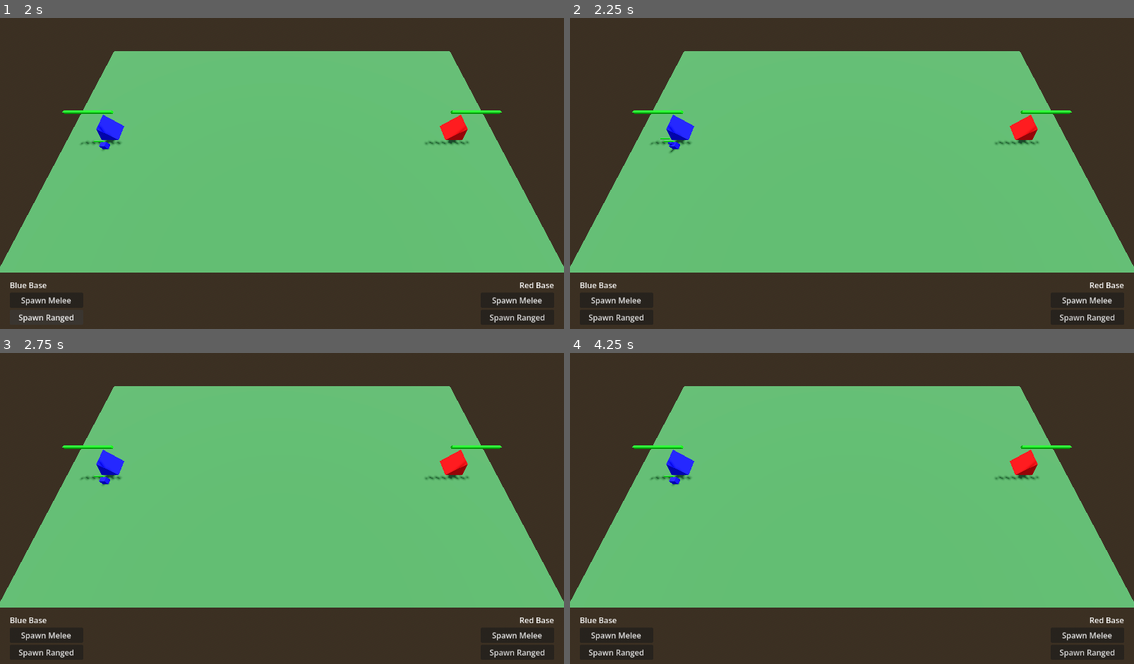
Above: before the commit, frames 1-4 (two rows, left to right).
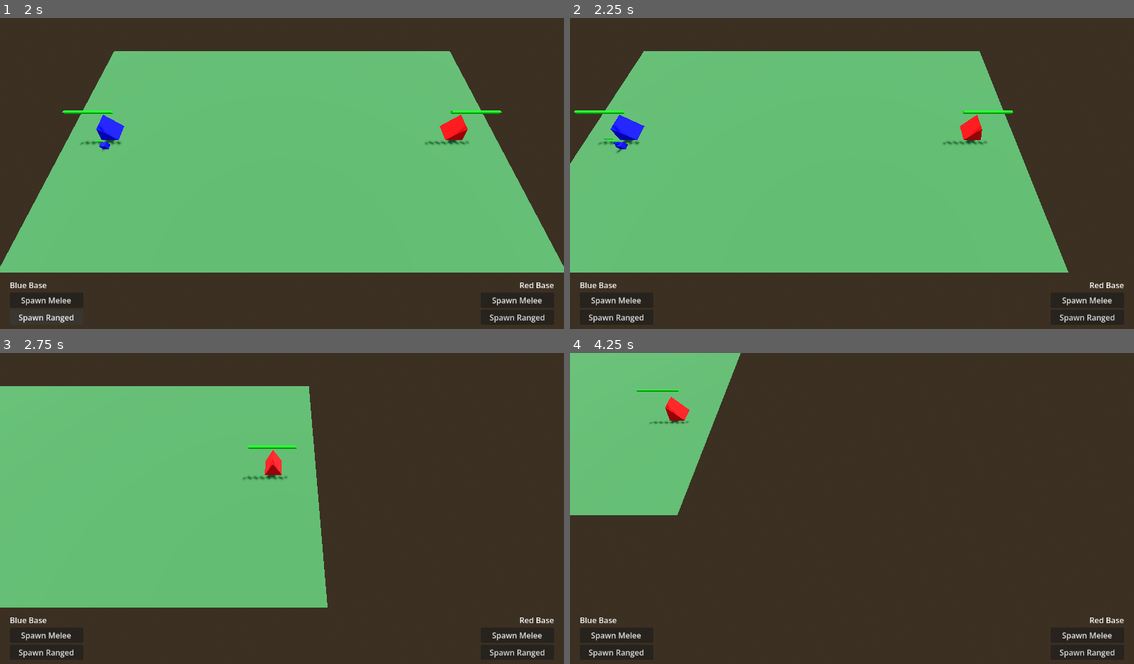
Above: after the commit, the same moments.

Repository: Jillkrav/RTS-Prueba
Game: Godot game, scene res://src/scenes/main.tscn
Same seed, same stepped clock (60 frames per second), same inputs: the game is played once before the commit and once after it.
Inputs (mouse positions are in pixels of both pictures, inside the frame that each line leads up to):
- Up to frame 1 (2 s): click "Spawn Melee" at 0.5 s; click "Spawn Ranged" at 1.25 s
- Up to frame 2 (2.25 s): tap Enter at 2 s; move the mouse to (976, 161) at 2.02 s; hold D from 2.03 s (still down); hold Shift from 2.03 s (still down); click (976, 161) at 2.17 s
- Up to frame 3 (2.75 s): keep holding D; keep holding Shift
- Up to frame 4 (4.25 s): move the mouse to (739, 527) at 2.77 s; release D at 2.78 s; release Shift at 2.78 s; hold S 2.78-3.53 s; tap Shift at 2.85 s; click (739, 527) at 2.92 s; move the mouse to (908, 443) at 3.52 s; hold D from 3.53 s (still down); hold Shift from 3.53 s (still down); click (908, 443) at 3.67 s

Frame 1 is identical in both runs. In frame 2, 12% of the frame differs, in the area x 0-100%, y 10-82%; in frame 3, 32%; in frame 4, 63%, in the area x 0-100%, y 0-82%.

Commit message:
feat: Controles de camara 1

Diff:
--- a/src/scenes/main.tscn
+++ b/src/scenes/main.tscn
@@ -1,7 +1,7 @@
-[gd_scene load_steps=8 format=3]
+[gd_scene format=3 uid="uid://bjs5s27r1e6gr"]
 
-[ext_resource type="Script" path="res://src/scripts/main.gd" id="1_main"]
 [ext_resource type="PackedScene" path="res://src/scenes/base.tscn" id="1_base_scene"]
+[ext_resource type="Script" uid="uid://ducb802c7yjy4" path="res://src/scripts/main.gd" id="1_main"]
 
 [sub_resource type="ProceduralSkyMaterial" id="ProceduralSkyMaterial_1"]
 sky_horizon_color = Color(0.64625, 0.65575, 0.67075, 1)
@@ -25,41 +25,40 @@
 [sub_resource type="BoxShape3D" id="BoxShape3D_map"]
 size = Vector3(50, 0.1, 30)
 
-[node name="Main" type="Node3D"]
+[node name="Main" type="Node3D" unique_id=1550489235]
 script = ExtResource("1_main")
 
-
-[node name="WorldEnvironment" type="WorldEnvironment" parent="."]
+[node name="WorldEnvironment" type="WorldEnvironment" parent="." unique_id=1089536938]
 environment = SubResource("Environment_1")
 
-[node name="DirectionalLight3D" type="DirectionalLight3D" parent="."]
+[node name="DirectionalLight3D" type="DirectionalLight3D" parent="." unique_id=1314075193]
 transform = Transform3D(-0.866025, -0.433013, 0.25, 0, 0.5, 0.866025, -0.5, 0.75, -0.433013, 0, 0, 0)
 shadow_enabled = true
 
-[node name="Map" type="StaticBody3D" parent="."]
+[node name="Map" type="StaticBody3D" parent="." unique_id=368414006]
 collision_layer = 4
 collision_mask = 0
 
-[node name="MeshInstance3D" type="MeshInstance3D" parent="Map"]
+[node name="MeshInstance3D" type="MeshInstance3D" parent="Map" unique_id=65165852]
 mesh = SubResource("PlaneMesh_1")
 surface_material_override/0 = SubResource("StandardMaterial3D_map")
 
-[node name="CollisionShape3D" type="CollisionShape3D" parent="Map"]
+[node name="CollisionShape3D" type="CollisionShape3D" parent="Map" unique_id=644014072]
 shape = SubResource("BoxShape3D_map")
 
-[node name="BaseBlue" parent="." instance=ExtResource("1_base_scene")]
+[node name="BaseBlue" parent="." unique_id=297701069 instance=ExtResource("1_base_scene")]
 transform = Transform3D(1, 0, 0, 0, 1, 0, 0, 0, 1, -20, 1, 0)
 
-[node name="BaseRed" parent="." instance=ExtResource("1_base_scene")]
+[node name="BaseRed" parent="." unique_id=1307123053 instance=ExtResource("1_base_scene")]
 transform = Transform3D(-1, 0, -8.74228e-08, 0, 1, 0, 8.74228e-08, 0, -1, 20, 1, 0)
 team = 1
 
-[node name="Camera3D" type="Camera3D" parent="."]
+[node name="Camera3D" type="Camera3D" parent="." unique_id=1273415364]
 transform = Transform3D(1, 0, 0, 0, 0.422618, 0.906308, 0, -0.906308, 0.422618, 0, 20, 15)
 
-[node name="HUD" type="CanvasLayer" parent="."]
+[node name="HUD" type="CanvasLayer" parent="." unique_id=1485731112]
 
-[node name="Control" type="Control" parent="HUD"]
+[node name="Control" type="Control" parent="HUD" unique_id=1518701918]
 layout_mode = 3
 anchors_preset = 15
 anchor_right = 1.0
@@ -67,7 +66,7 @@
 grow_horizontal = 2
 grow_vertical = 2
 
-[node name="BlueControls" type="VBoxContainer" parent="HUD/Control"]
+[node name="BlueControls" type="VBoxContainer" parent="HUD/Control" unique_id=1127684517]
 layout_mode = 1
 anchors_preset = 2
 anchor_top = 1.0
@@ -78,19 +77,19 @@
 offset_bottom = -20.0
 grow_vertical = 0
 
-[node name="Label" type="Label" parent="HUD/Control/BlueControls"]
+[node name="Label" type="Label" parent="HUD/Control/BlueControls" unique_id=1626114655]
 layout_mode = 2
 text = "Blue Base"
 
-[node name="MeleeBtn" type="Button" parent="HUD/Control/BlueControls"]
+[node name="MeleeBtn" type="Button" parent="HUD/Control/BlueControls" unique_id=1309679091]
 layout_mode = 2
 text = "Spawn Melee"
 
-[node name="RangedBtn" type="Button" parent="HUD/Control/BlueControls"]
+[node name="RangedBtn" type="Button" parent="HUD/Control/BlueControls" unique_id=1839411005]
 layout_mode = 2
 text = "Spawn Ranged"
 
-[node name="RedControls" type="VBoxContainer" parent="HUD/Control"]
+[node name="RedControls" type="VBoxContainer" parent="HUD/Control" unique_id=1585981753]
 layout_mode = 1
 anchors_preset = 3
 anchor_left = 1.0
@@ -104,15 +103,15 @@
 grow_horizontal = 0
 grow_vertical = 0
 
-[node name="Label" type="Label" parent="HUD/Control/RedControls"]
+[node name="Label" type="Label" parent="HUD/Control/RedControls" unique_id=1287443351]
 layout_mode = 2
 text = "Red Base"
 horizontal_alignment = 2
 
-[node name="MeleeBtn" type="Button" parent="HUD/Control/RedControls"]
+[node name="MeleeBtn" type="Button" parent="HUD/Control/RedControls" unique_id=358330084]
 layout_mode = 2
 text = "Spawn Melee"
 
-[node name="RangedBtn" type="Button" parent="HUD/Control/RedControls"]
+[node name="RangedBtn" type="Button" parent="HUD/Control/RedControls" unique_id=1700237184]
 layout_mode = 2
 text = "Spawn Ranged"
--- a/src/scripts/main.gd
+++ b/src/scripts/main.gd
@@ -8,6 +8,19 @@
 @onready var red_ranged_btn: Button = $HUD/Control/RedControls/RangedBtn
 @onready var camera: Camera3D = $Camera3D
 
+# Zoom
+var zoom_speed: float = 2.0
+var zoom_min: float = 5.0
+var zoom_max: float = 30.0
+
+# Movimiento WASD
+var move_speed: float = 10.0
+var sprint_multiplier: float = 3.0
+
+# Rotación con mouse
+var rotate_speed: float = 0.005
+var is_rotating: bool = false
+
 func _ready() -> void:
 	blue_melee_btn.pressed.connect(base_blue.spawn_melee)
 	blue_ranged_btn.pressed.connect(base_blue.spawn_ranged)
@@ -17,8 +30,59 @@
 func _input(event: InputEvent) -> void:
 	if event is InputEventMouseButton:
 		var mouse_event: InputEventMouseButton = event
-		if mouse_event.pressed and mouse_event.button_index == MOUSE_BUTTON_LEFT:
-			select_unit_from_mouse(mouse_event.position)
+		match mouse_event.button_index:
+			MOUSE_BUTTON_LEFT:
+				if mouse_event.pressed:
+					select_unit_from_mouse(mouse_event.position)
+			MOUSE_BUTTON_WHEEL_UP:
+				if mouse_event.pressed:
+					_zoom_camera(-zoom_speed)
+			MOUSE_BUTTON_WHEEL_DOWN:
+				if mouse_event.pressed:
+					_zoom_camera(zoom_speed)
+			MOUSE_BUTTON_MIDDLE:
+				is_rotating = mouse_event.pressed
+
+	if event is InputEventMouseMotion and is_rotating:
+		var motion: InputEventMouseMotion = event
+		camera.rotate_y(-motion.relative.x * rotate_speed)
+
+func _process(delta: float) -> void:
+	_handle_movement(delta)
+
+func _handle_movement(delta: float) -> void:
+	var direction := Vector3.ZERO
+
+	var forward := -camera.global_transform.basis.z
+	forward.y = 0.0
+	forward = forward.normalized()
+
+	var right := camera.global_transform.basis.x
+	right.y = 0.0
+	right = right.normalized()
+
+	if Input.is_key_pressed(KEY_W):
+		direction += forward
+	if Input.is_key_pressed(KEY_S):
+		direction -= forward
+	if Input.is_key_pressed(KEY_A):
+		direction -= right
+	if Input.is_key_pressed(KEY_D):
+		direction += right
+
+	if direction != Vector3.ZERO:
+		var speed := move_speed
+		if Input.is_key_pressed(KEY_SHIFT):
+			speed *= sprint_multiplier
+		camera.global_position += direction.normalized() * speed * delta
+
+func _zoom_camera(delta: float) -> void:
+	var forward: Vector3 = -camera.global_transform.basis.z.normalized()
+	var new_pos: Vector3 = camera.global_position + forward * delta
+	var dist: float = new_pos.y
+	if dist < zoom_min or dist > zoom_max:
+		return
+	camera.global_position = new_pos
 
 func select_unit_from_mouse(mouse_position: Vector2) -> void:
 	var from: Vector3 = camera.project_ray_origin(mouse_position)
